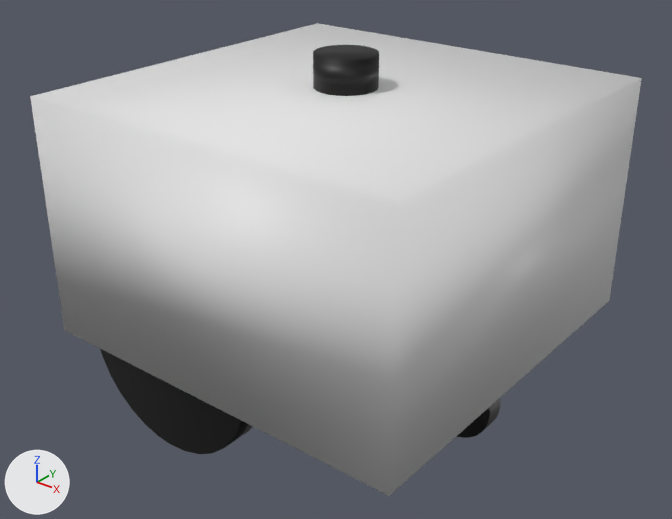
Renders of the Blender file src/g_robot/models/g_robot_description/meshes/mobile_robot.blend from each side of a commit.
Both versions are drawn from a 50 mm camera at (0.648, -0.829, 0.689) aimed at (0.001, -0.02, 0.187). The axes (+X, +Y, +Z) are drawn at lower left. The lights are the same throughout.

Names of what the first picture shows: 'Lidar', 'RobotBase', 'WheelRight'.
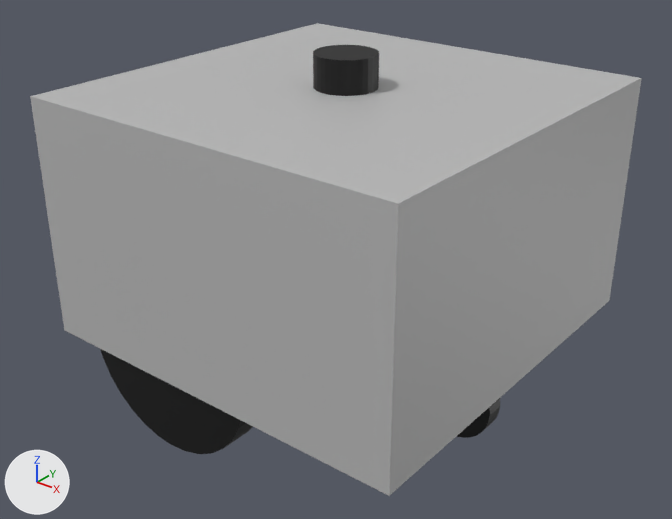
Where the change shows, as pixel boxes (x1, y1, x2, y2) in the pictures (672 x 519 px):
'RobotBase', recoloured, shading changed (white to grey)
    both: (30, 25, 642, 496)
part 1 of me_cube_002, shading changed
    both: (30, 23, 642, 496)

The change in detail:
Material 'Body' (mat_body) changes colour from white #e7e7e7 to grey #bcbcbc; in linear values from (0.8, 0.8, 0.8) to (0.5, 0.5, 0.5).
me_cube_002 has 8 vertices, 6 faces and spans x -1.0..1.0, y -1.0..1.0, z -1.0..1.0.
me_cube_002 is used by ob_robotbase; location (0.0, 0.0, 0.25); scale (0.25, 0.25, 0.15).
me_cube_002 part 1: all faces are now shaded flat (6 of 6 changed).
